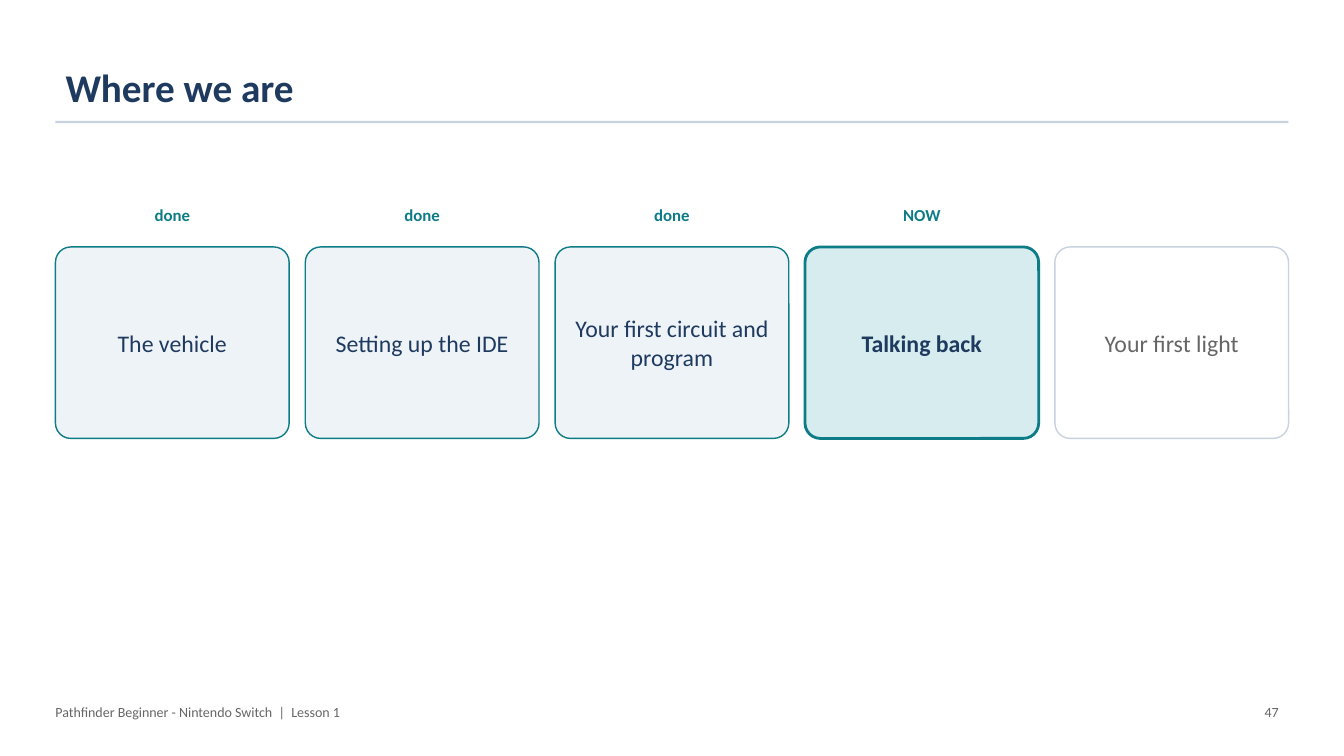
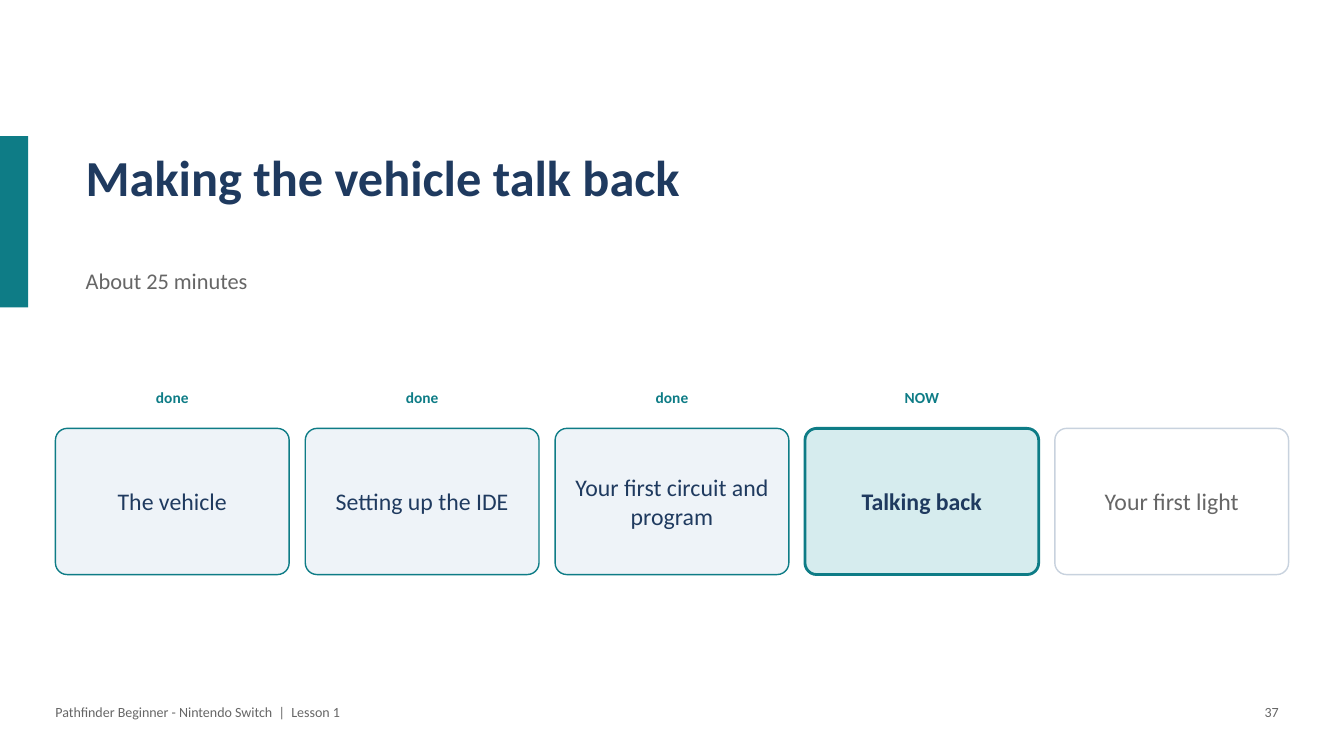
Before and after one commit to PorpoiseRobotics/porpoise-robotics, a slide deck: slide 38 of ground-vehicle/docs/courses/beginner-switch/l1_introduction.pptx (slide 48 before the commit). Drawn at 1344x756 pixels with LibreOffice and Linux fonts; fonts in the diff are those of the drawing. Boxes give left, top, right and bottom in pixels: in the first picture for what was removed or moved away, otherwise in the second. Text is boxed around its words. In the diff, an @@ line names an element or a change of style, - is before the commit and + after.

```diff
--- a/ground-vehicle/docs/courses/beginner-switch/l1_introduction.pptx
+++ b/ground-vehicle/docs/courses/beginner-switch/l1_introduction.pptx
@@ title removed at [66,74,294,103] @@
-Where we are
@@ rectangle added at [0,136,28,308], fill #0E7C86 @@
@@ rectangle removed at [55,121,1289,123] @@
@@ text added at [86,160,679,205], 36 pt, text #1F3A5F, bold @@
+Making the vehicle talk back
@@ text added at [86,273,247,289], 16 pt, text #666666 @@
+About 25 minutes
@@ text "done": place and size @@
-text "done" at [155,209,190,221]
+text "done" at [156,392,189,403]
@@ text "done": place and size @@
-text "done" at [404,209,439,221]
+text "done" at [406,392,439,403]
@@ text "done": place and size @@
-text "done" at [654,209,689,221]
+text "done" at [656,392,689,403]
@@ size 12 to 11 pt; less space between paragraphs in 4 elements at [156,392,189,403], [406,392,439,403], [656,392,689,403], [905,393,939,403] @@
@@ text "NOW": place and size @@
-text "NOW" at [903,210,940,221]
+text "NOW" at [905,393,939,403]
@@ rounded rectangle "The vehicle": place and size @@
-rounded rectangle "The vehicle" at [55,247,289,439]
+rounded rectangle "The vehicle" at [55,429,289,575]
@@ rounded rectangle "Setting up the IDE": place and size @@
-rounded rectangle "Setting up the IDE" at [306,247,539,439]
+rounded rectangle "Setting up the IDE" at [306,429,539,575]
@@ rounded rectangle "Your first circuit and program": place and size @@
-rounded rectangle "Your first circuit and program" at [556,247,789,439]
+rounded rectangle "Your first circuit and program" at [556,429,789,575]
@@ rounded rectangle "Talking back": place and size @@
-rounded rectangle "Talking back" at [806,247,1040,439]
+rounded rectangle "Talking back" at [806,429,1040,575]
@@ rounded rectangle "Your first light": place and size @@
-rounded rectangle "Your first light" at [1055,247,1289,439]
+rounded rectangle "Your first light" at [1055,429,1289,575]
@@ text at [1265,708,1279,717]: text changed @@
-47
+37
```
Also in this commit, not shown: 13 other slides changed, 3 slides removed, 17 other files.
